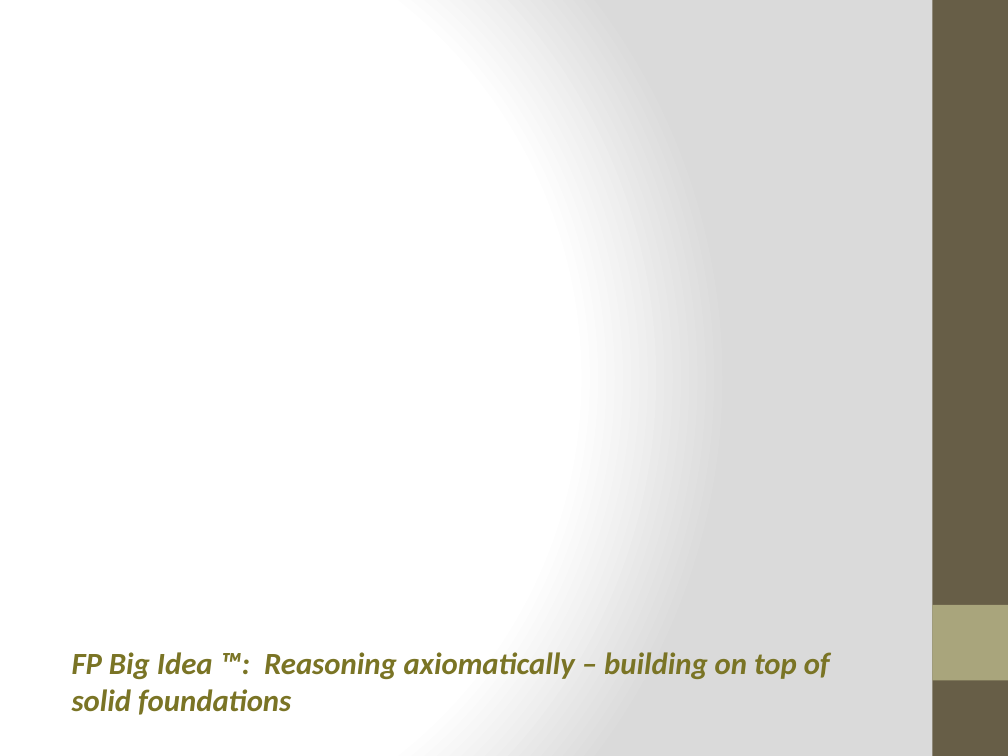
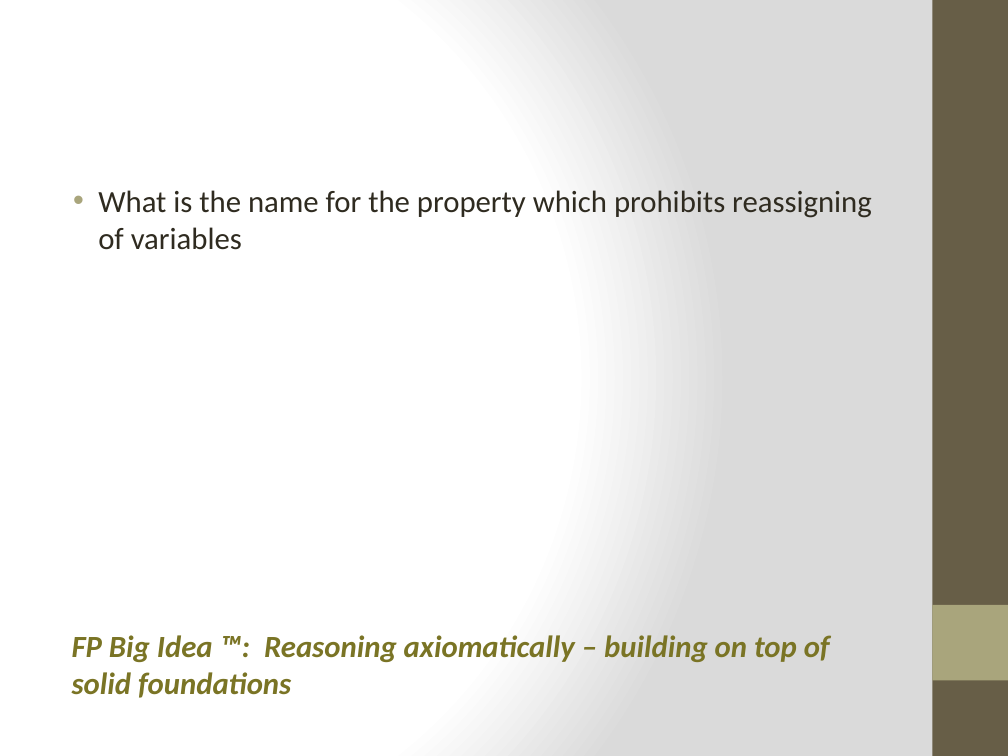
Before and after one commit to bjhartin/FoundationsOfFunctionalProgramming, a slide deck: slide 13 of FoundationsOfFunctionalProgramming.pptx (slide 11 before the commit). Drawn at 1008x756 pixels with LibreOffice and Linux fonts; fonts in the diff are those of the drawing. Boxes give left, top, right and bottom in pixels: in the first picture for what was removed or moved away, otherwise in the second. Text is boxed around its words. In the diff, an @@ line names an element or a change of style, - is before the commit and + after.

```diff
--- a/FoundationsOfFunctionalProgramming.pptx
+++ b/FoundationsOfFunctionalProgramming.pptx
@@ text added at bbox=[98, 190, 872, 250], 22 pt, text #2F2B20 @@
+• What is the name for the property which prohibits reassigning of variables
@@ text "FP Big Idea ™: Reasoning ...": place and size @@
-text "FP Big Idea ™: Reasoning ..." at bbox=[72, 652, 830, 715]
+text "FP Big Idea ™: Reasoning ..." at bbox=[72, 635, 830, 698]
```
Also in this commit, not shown: 8 other slides changed, 8 slides added, 2 slides removed, 5 other files.
